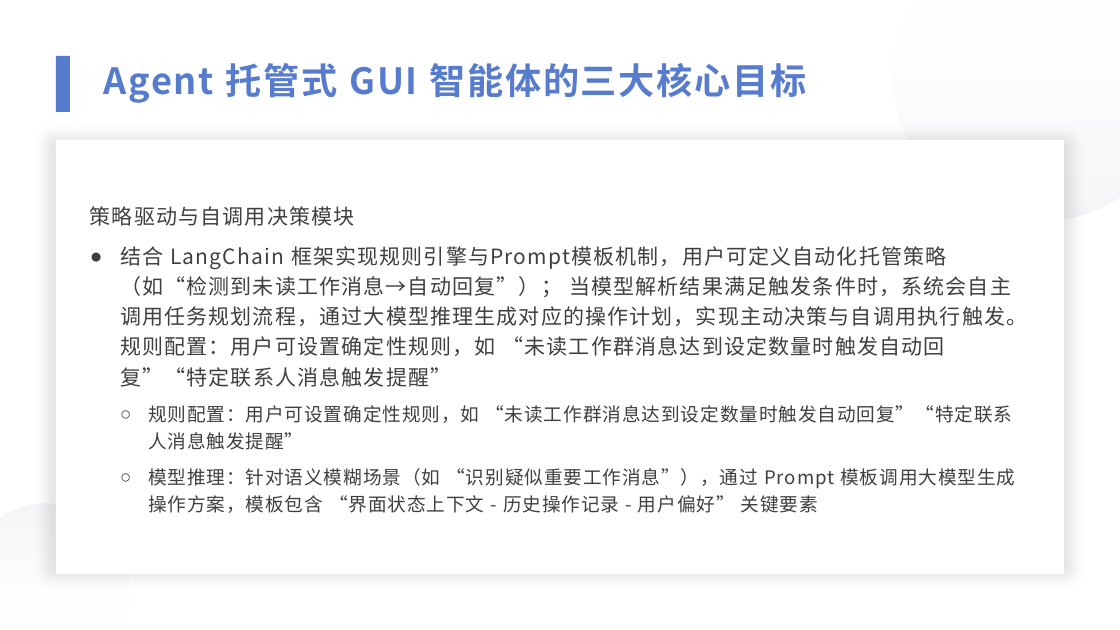
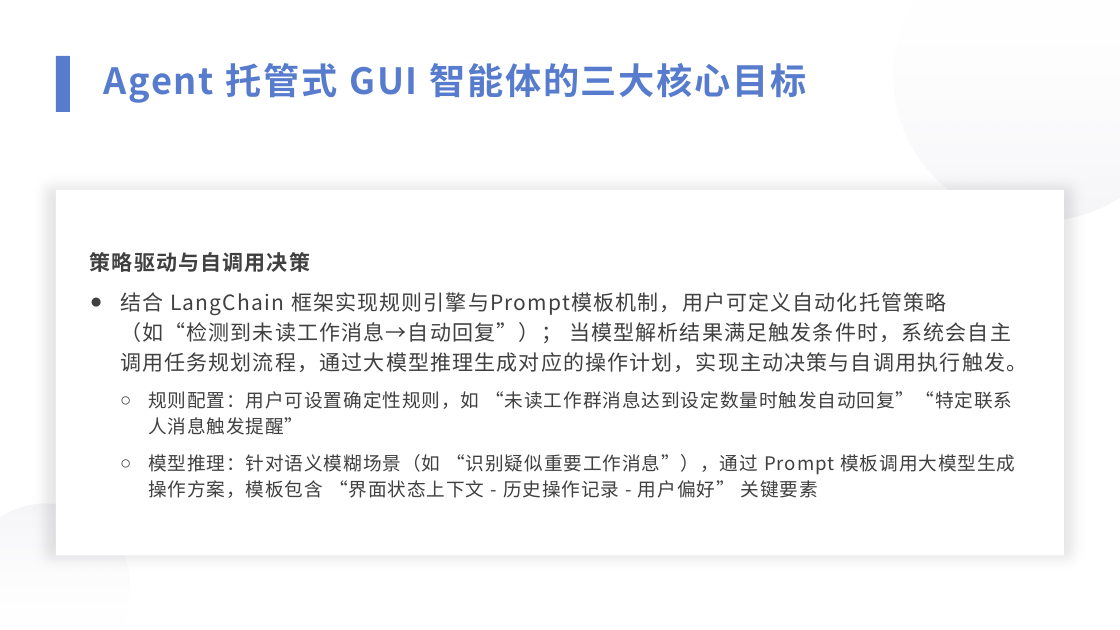
Before and after one commit to 221240008/2025_AI_projrct, a slide deck: slide 5 of 中期展示.pptx. Drawn at 1120x630 pixels with LibreOffice and Linux fonts; fonts in the diff are those of the drawing. Boxes give left, top, right and bottom in pixels: in the first picture for what was removed or moved away, otherwise in the second. Text is boxed around its words. In the diff, an @@ line names an element or a change of style, - is before the commit and + after.

Commit message:
修改中期展示（除技术实现部分）

```diff
--- a/中期展示.pptx
+++ b/中期展示.pptx
@@ rectangle: place and size @@
-rectangle at [56, 140, 1065, 575]
+rectangle at [56, 190, 1065, 555]
@@ text "策略驱动与自调用决策": place and size @@
-text "策略驱动与自调用决策" at [90, 206, 1027, 513]
+text "策略驱动与自调用决策" at [90, 252, 1027, 498]
@@ text at [90, 252, 1027, 372]: text changed @@
-2. 策略驱动与自调用决策模块
-● 结合 LangChain 框架实现规则引擎与Prompt模板机制，用户可定义自动化托管策略（如“检测到未读工作消息→自动回复”）； 当模型解析结果满足触发条件时，系统会自主调用任务规划流程，通过大模型推理生成对应的操作计划，实现主动决策与自调用执行触发。规则配置：用户可设置确定性规则，如 “未读工作群消息达到设定数量时触发自动回复”“特定联系人消息触发提醒”
+2. 策略驱动与自调用决策
+● 结合 LangChain 框架实现规则引擎与Prompt模板机制，用户可定义自动化托管策略（如“检测到未读工作消息→自动回复”）； 当模型解析结果满足触发条件时，系统会自主调用任务规划流程，通过大模型推理生成对应的操作计划，实现主动决策与自调用执行触发。
```
Also in this commit, not shown: 11 other slides changed, 2 other files.
